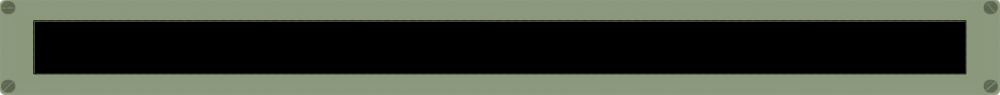
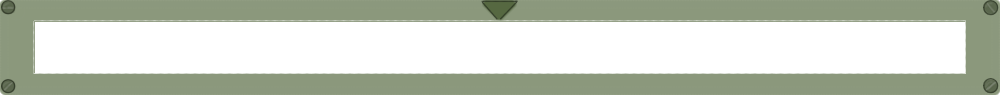
The second 1000x95 image is a revision of the first. Changes to its layers:
added layer "Layer 5" above "Layer 4" over [1, 0, 999, 94]
added layer "Layer 4" above "Layer 3" over [1, 0, 999, 94]
hid "Layer 3" over [1, 0, 999, 94]
painted on "Layer 2" over [1, 0, 999, 94]
